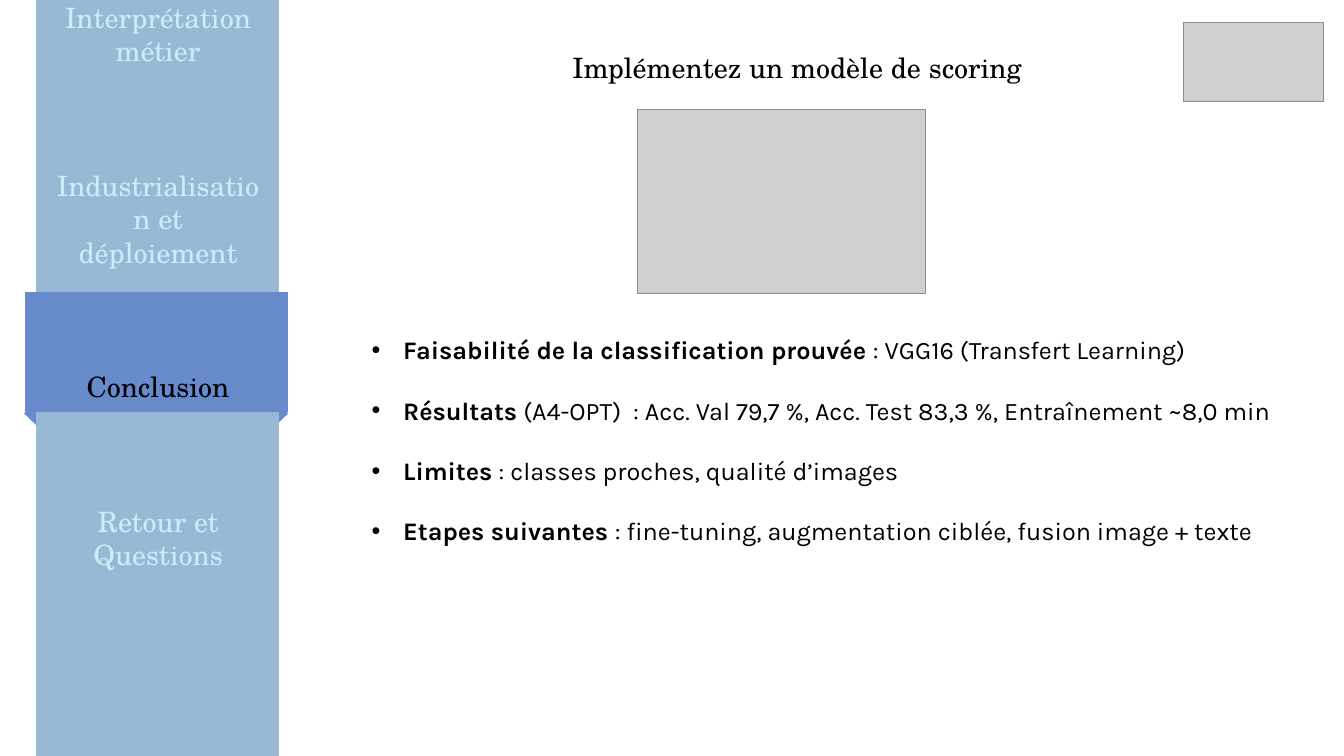
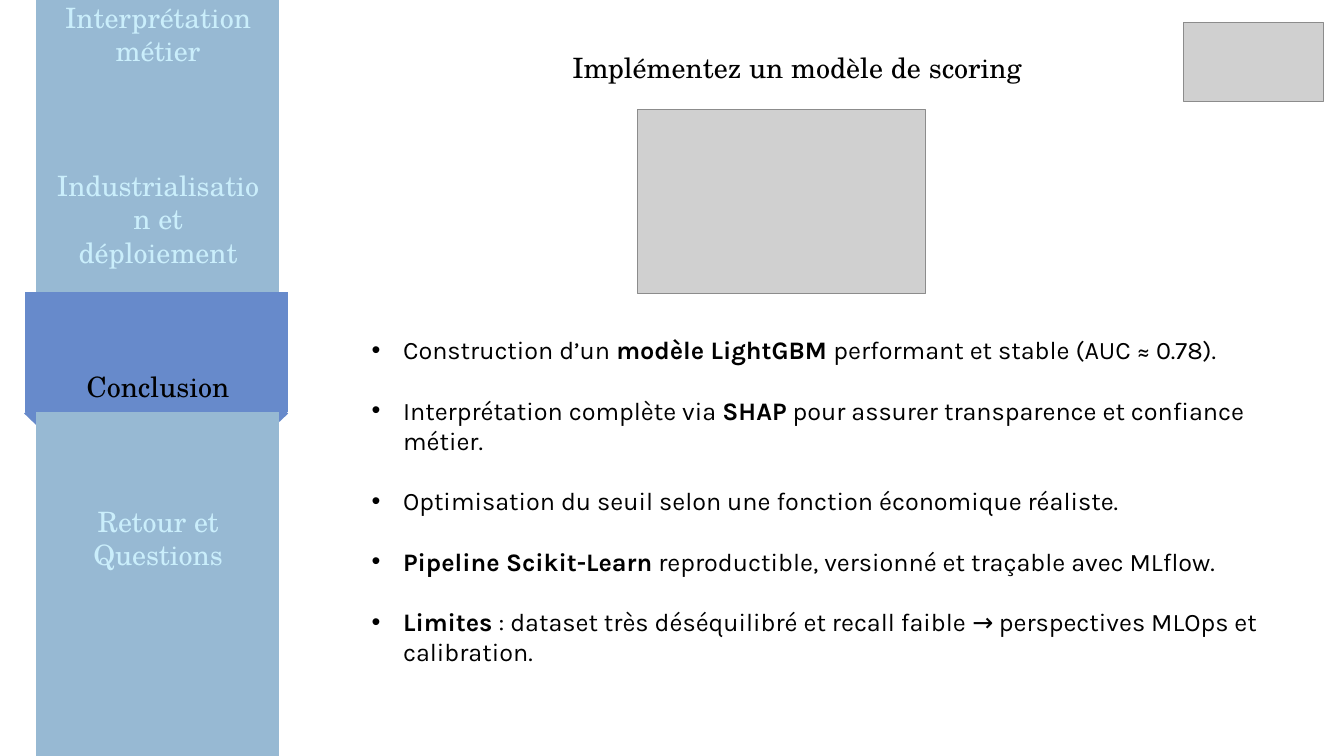
Before and after one commit to MargauxDupeyron/OC-P7-Implementez-un-modele-de-scoring, a slide deck: slide 31 of reports/Soutenance_Projet_7.pptx (slide 29 before the commit). Drawn at 1344x756 pixels with LibreOffice and Linux fonts; fonts in the diff are those of the drawing; grey boxes stand for pictures. Boxes give left, top, right and bottom in pixels: in the first picture for what was removed or moved away, otherwise in the second. Text is boxed around its words. In the diff, an @@ line names an element or a change of style, - is before the commit and + after.

```diff
--- a/reports/Soutenance_Projet_7.pptx
+++ b/reports/Soutenance_Projet_7.pptx
@@ text at box(403, 339, 1256, 637): text changed @@
-• Faisabilité de la classification prouvée : VGG16 (Transfert Learning)
-• Résultats (A4-OPT) : Acc. Val 79,7 %, Acc. Test 83,3 %, Entraînement ~8,0 min
-• Limites : classes proches, qualité d’images
-• Etapes suivantes : fine-tuning, augmentation ciblée, fusion image + texte
+• Construction d’un modèle LightGBM performant et stable (AUC ≈ 0.78).
+• Interprétation complète via SHAP pour assurer transparence et confiance métier.
+• Optimisation du seuil selon une fonction économique réaliste.
+• Pipeline Scikit-Learn reproductible, versionné et traçable avec MLflow.
+• Limites : dataset très déséquilibré et recall faible → perspectives MLOps et calibration.
```
Also in this commit, not shown: 11 other slides changed, 2 slides added, 1 other file.
